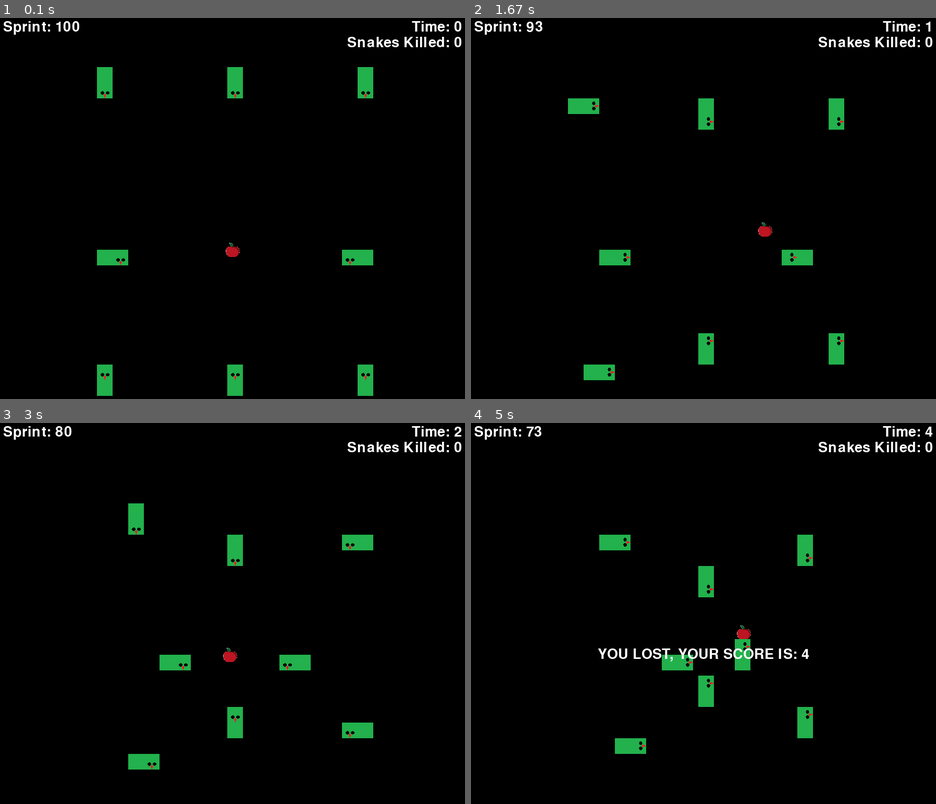
Above: before the commit, frames 1-4 (two rows, left to right).
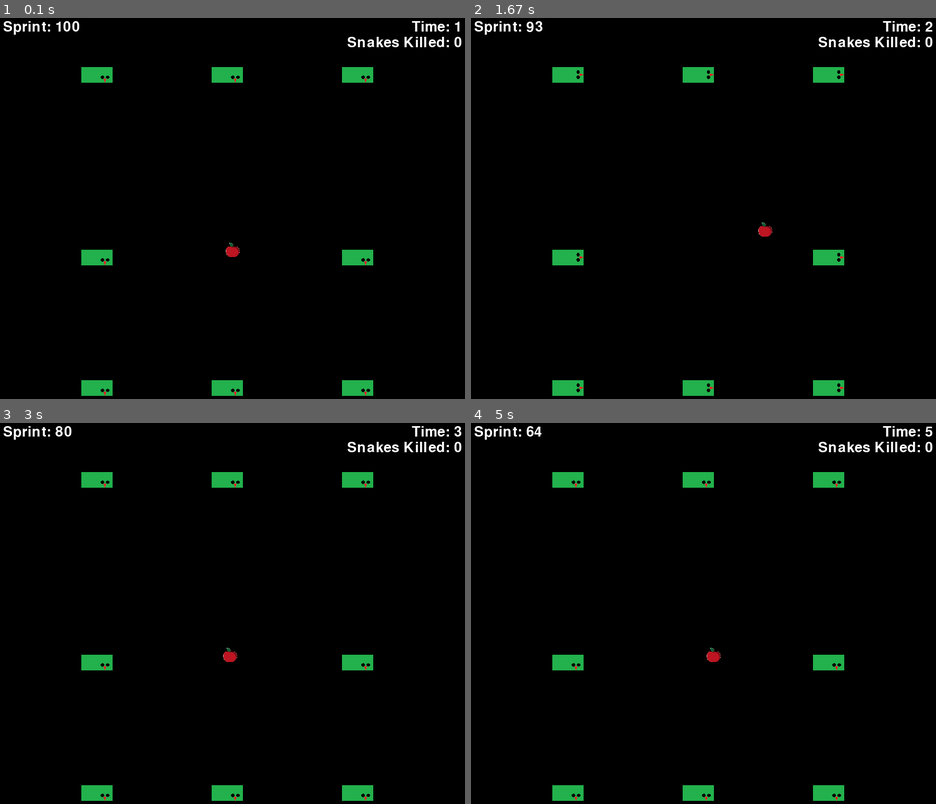
Above: after the commit, the same moments.

Repository: lorinzzz/cursed-snake-game
Game: pygame game, started from main.py
Same seed, same stepped clock (60 frames per second), same inputs: the game is played once before the commit and once after it.
Inputs:
- Up to frame 1 (0.1 s): no input
- Up to frame 2 (1.67 s): hold D 0.33-0.8 s; hold W 0.83-1.13 s; tap Shift at 0.9, 1.23, 1.53 s; hold D 1.17-1.63 s
- Up to frame 3 (3 s): hold A 1.67-2.2 s; tap Shift at 1.73, 2.03, 2.3, 2.63, 2.93 s; hold S 2.23-2.53 s; hold A 2.57-2.97 s
- Up to frame 4 (5 s): hold W 3-3.37 s; tap Shift at 3.07, 3.47, 3.77, 4.13, 4.53, 4.83 s; hold D 3.4-4.03 s; hold S 4.07-4.43 s; hold A 4.47-4.93 s; hold D from 4.97 s (still down)

The runs differ from the first frame. In frame 1, 2.0% of the frame differs, in the area x 17-100%, y 0-100%; in frame 2, 4.3%; in frame 3, 4.3%; in frame 4, 5.0%, in the area x 11-100%, y 0-100%.

Commit message:
power ups now spawn, with collision detection with food

Diff:
--- a/main.py
+++ b/main.py
@@ -31,9 +31,14 @@
 use_stamina_event = pygame.USEREVENT + 2
 poison_time_event = pygame.USEREVENT + 3
 food_collided_head_event = pygame.USEREVENT + 4
+activate_poison_event = pygame.USEREVENT + 5
 
 BLACK = (0,0,0)
 WHITE = (255,255,255)
+
+
+FORTY_FIVE_SECONDS = 500
+
 
 FOOD_IMG = pygame.image.load(os.path.join('Assets', 'apple.png'))
 FOOD = pygame.transform.scale(FOOD_IMG, (BLOCK_WIDTH, BLOCK_HEIGHT))
@@ -44,13 +49,21 @@
 SNAKE_BODY = pygame.transform.scale(SNAKE_BODY_IMG, (BLOCK_WIDTH, BLOCK_HEIGHT))
 SNAKE_HEAD_IMG = pygame.image.load(os.path.join('Assets', 'snake_head.png'))
 
+SPRINT_PWR_UP_IMG = pygame.image.load(os.path.join('Assets', 'sprint_power_up.png'))
+SPRINT_PWR_UP = pygame.transform.scale(SPRINT_PWR_UP_IMG, (BLOCK_WIDTH, BLOCK_HEIGHT))
+
+DROP_POISON_PWR_UP_IMG = pygame.image.load(os.path.join('Assets', 'drop_poison_power_up.png'))
+DROP_POISON_PWR_UP = pygame.transform.scale(DROP_POISON_PWR_UP_IMG, (BLOCK_WIDTH, BLOCK_HEIGHT))
+
+POISON_PWR_UP_IMG = pygame.image.load(os.path.join('Assets', 'poison_power_up.png'))
+POISON_PWR_UP = pygame.transform.scale(POISON_PWR_UP_IMG, (BLOCK_WIDTH, BLOCK_HEIGHT))
 
 # function to spawn snake head with appropriate image orientation based on movement direction
 def spawn_snake_head(direction):
     SNAKE_HEAD = pygame.transform.rotate(pygame.transform.scale(SNAKE_HEAD_IMG, (BLOCK_WIDTH, BLOCK_HEIGHT)), direction)
     return SNAKE_HEAD
 
-def draw_window(food, poison, sprint_stamina, snakes, direction, time, snakes_killed):
+def draw_window(food, poison, power_up, power_up_status, sprint_stamina, snakes, direction, time, snakes_killed):
     WIN.fill(BLACK)
     sprint_bar = pygame.font.SysFont('comicsans', 40).render("Sprint: " + str(sprint_stamina), 1, WHITE)
     WIN.blit(sprint_bar, (10, 10))
@@ -63,6 +76,14 @@
     elif poison == 0:
             WIN.blit(FOOD, (food.x, food.y))
 
+    if power_up_status[1] == 1:
+        if power_up_status[0] == 1:
+            WIN.blit(SPRINT_PWR_UP, (power_up.x, power_up.y))
+        elif power_up_status[0] == 2:
+            WIN.blit(DROP_POISON_PWR_UP, (power_up.x, power_up.y))
+        elif power_up_status[0] == 3:
+            WIN.blit(POISON_PWR_UP, (power_up.x, power_up.y))
+
     #display snake
     for x in range(len(snakes)):
         for i in range(len(snakes[x])):
@@ -70,11 +91,17 @@
                 WIN.blit(spawn_snake_head(direction[i]), (snakes[x][i].x, snakes[x][i].y))
             elif i > 0:
                 WIN.blit(SNAKE_BODY, (snakes[x][i].x, snakes[x][i].y))
+
+
     pygame.display.update()
 
-def draw_end_game(time):
-    draw_text = pygame.font.SysFont('comicsans', 40).render("YOU LOST, YOUR SCORE IS: " + str(time), 1, WHITE)
-    WIN.blit(draw_text, (WIDTH//2 - draw_text.get_width()/2, HEIGHT/2 - draw_text.get_height()/2))
+def draw_end_game(end_game, time, snakes_killed):
+    if end_game == 1:
+        draw_text = pygame.font.SysFont('comicsans', 34).render("YOU LOST, YOU SURVIVED " + str(time) + " SECONDS AND YOU KILLED " + str(snakes_killed) + " SNAKES", 1, WHITE)
+        WIN.blit(draw_text, (WIDTH//2 - draw_text.get_width()/2, HEIGHT/2 - draw_text.get_height()/2))
+    if end_game == 2:
+        draw_text = pygame.font.SysFont('comicsans', 34).render("YOU WON, YOU SURVIVED " + str(time) + " SECONDS AND KILLED ALL " + str(snakes_killed) + " SNAKES", 1, WHITE)
+        WIN.blit(draw_text, (WIDTH//2 - draw_text.get_width()/2, HEIGHT/2 - draw_text.get_height()/2))
     pygame.display.update()
     pygame.time.delay(5000)
 
@@ -185,24 +212,45 @@
 
     return snakes
 
+def handle_food_power_up_collision(food, power_up, power_up_status):
+    if power_up_status[1] == 1: # only check if on
+        if food.colliderect(power_up):
+            if power_up_status[0] == 1: # sprint
+                pass
+            elif power_up_status[0] == 2: # drop poison
+                pass
+            elif power_up_status[0] == 3: # poison
+                pygame.event.post(pygame.event.Event(activate_poison_event))
+            return 0 # power picked up, so disable it
+        else:
+            return 1
 
 def main():
     pygame.init()
     food = pygame.Rect(450 - BLOCK_WIDTH//2, 450 - BLOCK_HEIGHT//2, BLOCK_WIDTH, BLOCK_HEIGHT)
+    power_up = pygame.Rect(30 * random.randint(0, 29), 30 * random.randint(0, 29), BLOCK_WIDTH, BLOCK_HEIGHT)
     #snake_head = pygame.Rect(300 - BLOCK_WIDTH, 150, BLOCK_WIDTH, BLOCK_HEIGHT)
     clock = pygame.time.Clock()
 
     pygame.time.set_timer(regen_stamina_event, REGENERATE_STAMINA)
     pygame.time.set_timer(use_stamina_event, USE_STAMINA)
 
-    move = 0
+    time_control = 0
+    time = 0
 
     sprint_stamina = STAMINA
     poison = 0
 
     end_game = 0
 
-    snakes = create_snakes(8,2)
+    power_up_status = [-1, -1] #power up type (1-3), power up active or not (0 or 1)
+    drop_power_up = random.randint(0, FORTY_FIVE_SECONDS) # 0 to 45 seconds, 750 is adjusted for the framerate (45*60 = 2700)
+    print(drop_power_up/60)
+    number_of_power_ups_dropped = 0
+
+    number_of_snakes = 8
+    snake_length = 2
+    snakes = create_snakes(number_of_snakes, snake_length)
     snakes_killed = 0
     run = True
     while run:
@@ -213,10 +261,9 @@
                 run = False
                 pygame.quit()
 
-            if event.type == pygame.KEYDOWN:
-                if event.key == pygame.K_SPACE:
-                    poison = 1
-                    pygame.time.set_timer(poison_time_event, POISON_TIME, True) # set timer
+            if event.type == activate_poison_event:
+                poison = 1
+                pygame.time.set_timer(poison_time_event, POISON_TIME, True) # set timer
 
             if event.type == regen_stamina_event:
                 if sprint_stamina < STAMINA:
@@ -235,21 +282,36 @@
                 end_game = 1
 
         food_movement(keys_pressed, food, sprint_stamina)
-
-        if move % 40 == 0: # controls how fast the snake can move
+        # generate random location for power up spawn at a random time within intervals of 45 seconds
+        if time_control > drop_power_up + number_of_power_ups_dropped*FORTY_FIVE_SECONDS:
+            print("here1")
+            power_up = pygame.Rect(30 * random.randint(0, 29), 30 * random.randint(0, 29), BLOCK_WIDTH, BLOCK_HEIGHT)
+            power_up_status[0] = random.randint(1, 3)
+            power_up_status[1] = 1 # can only be turned back to zero if food collides with power_up in another function
+            drop_power_up = random.randint(0, FORTY_FIVE_SECONDS)
+            number_of_power_ups_dropped += 1
+
+        power_up_status[1] = handle_food_power_up_collision(food, power_up, power_up_status)
+        print(power_up_status[1])
+        if time_control % 40 == 0: # controls how fast the snake can move
             direction = snake_ai(snakes, food)
             prev_direction = direction
-            snake_movement(snakes, direction)
-
-
-
-        if end_game == 1:
-            draw_end_game(pygame.time.get_ticks() // 1000 + (snakes_killed * 10))
+            #snake_movement(snakes, direction)
+
+        if time_control % 60 == 0: # add score every second
+            time += 1
+
+        snakes_killed += handle_food_snake_collision(food, snakes, poison)
+        if snakes_killed == number_of_snakes:
+            end_game = 2
+
+
+        if end_game != 0:
+            draw_end_game(end_game, time, snakes_killed)
             break
 
-        snakes_killed += handle_food_snake_collision(food, snakes, poison)
-        draw_window(food, poison, sprint_stamina, snakes, direction, pygame.time.get_ticks() // 1000, snakes_killed)
-        move += 1
+        draw_window(food, poison, power_up, power_up_status, sprint_stamina, snakes, direction, time, snakes_killed)
+        time_control += 1
     main()
 
 
Binary file added: assets/drop_poison_power_up.png
Binary file added: assets/poison_power_up.png
Binary file added: assets/sprint_power_up.png
